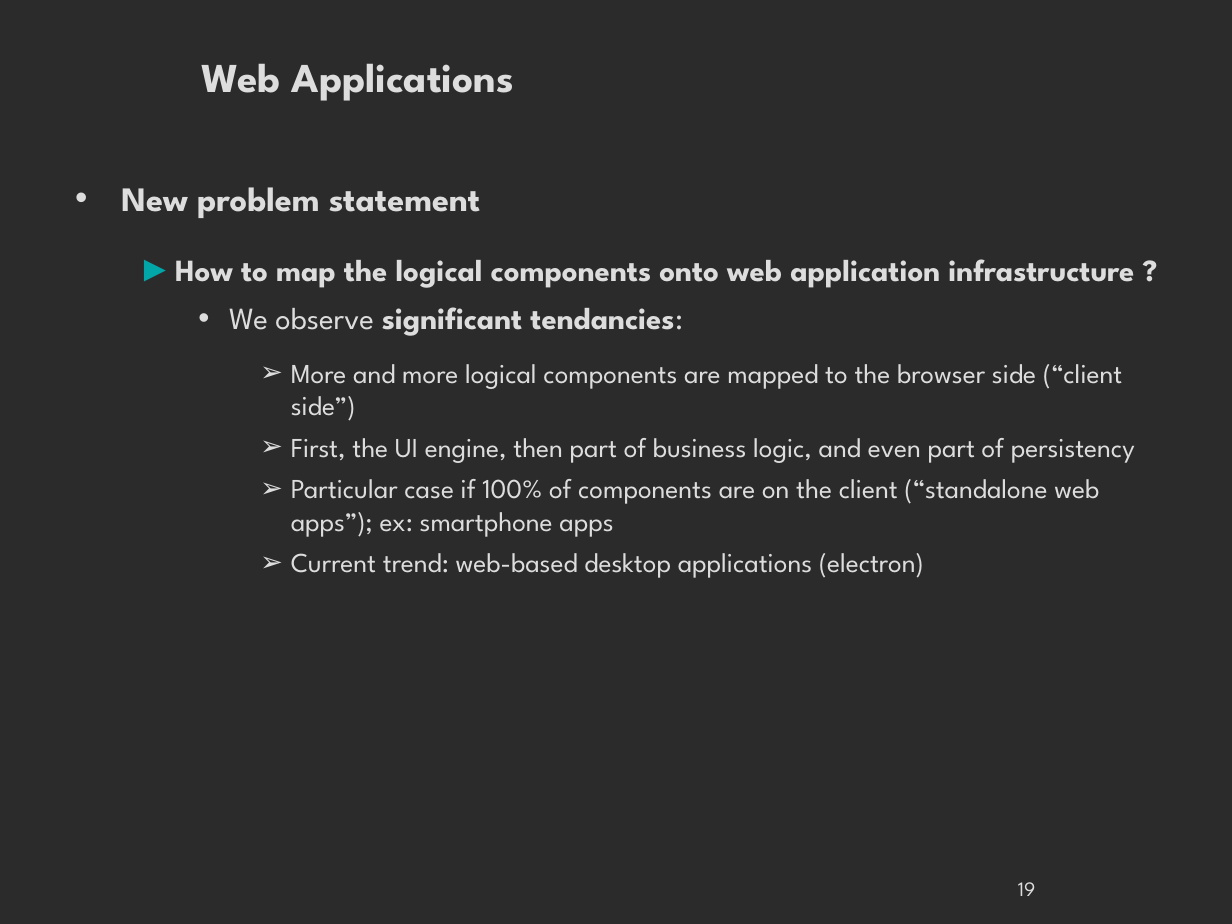
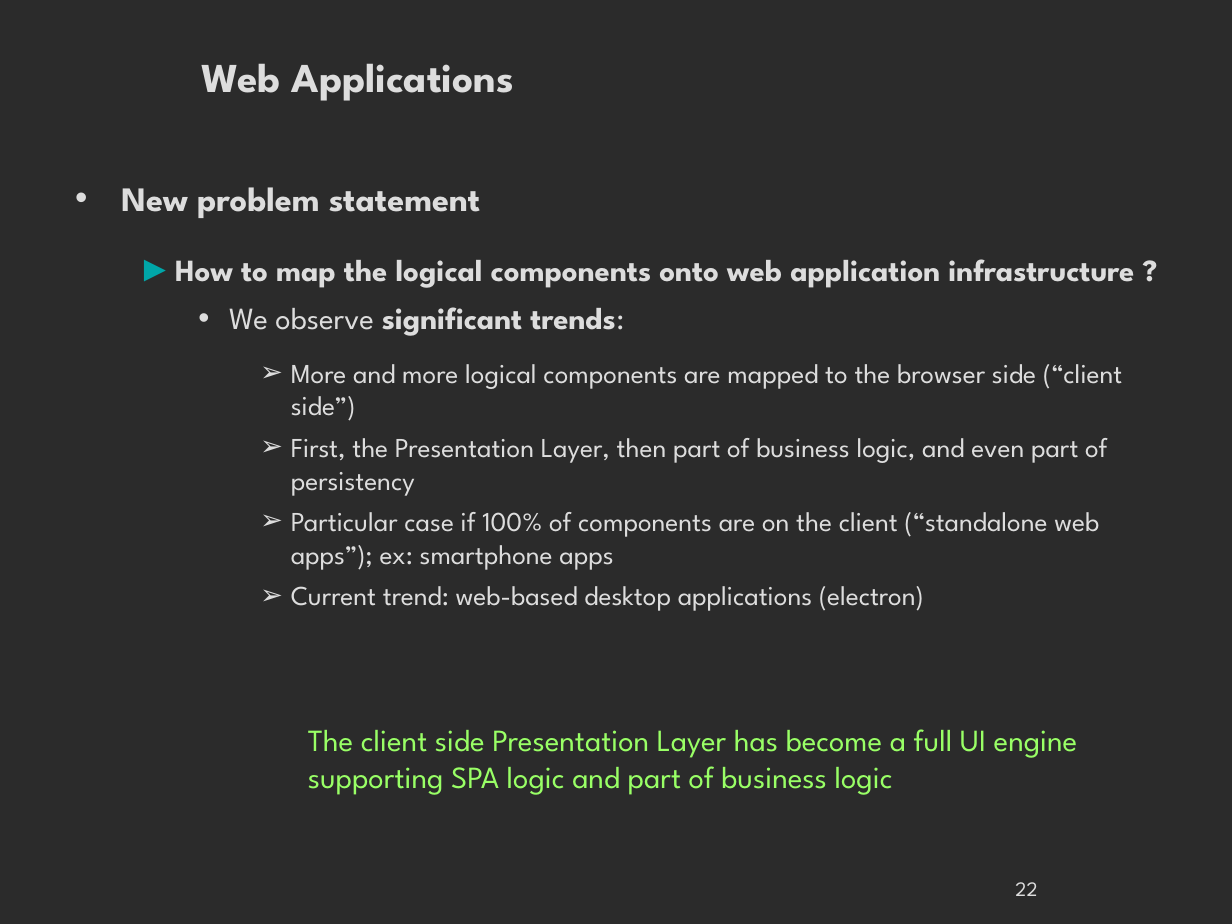
Before and after one commit to danielausparis/arch, a slide deck: slide 22 of archi-web.odp (slide 19 before the commit). Drawn at 1232x924 pixels with LibreOffice and Linux fonts; fonts in the diff are those of the drawing; background and template pictures are left out; a plain dark background stands for a picture behind light text. Boxes give left, top, right and bottom in pixels: in the first picture for what was removed or moved away, otherwise in the second. Text is boxed around its words. In the diff, an @@ line names an element or a change of style, - is before the commit and + after.

Commit message:
progress

```diff
--- a/archi-web.odp
+++ b/archi-web.odp
@@ text at (229,307,624,336): text changed @@
-    • We observe significant tendancies:
+    • We observe significant trends:
@@ text at (291,438,1107,496): text changed @@
-      ➢ First, the UI engine, then part of business logic, and even part of persistency
+      ➢ First, the Presentation Layer, then part of business logic, and even part of persistency
@@ text added at (308,729,1078,795), 18 pt, text #99FF66 @@
+The client side Presentation Layer has become a full UI engine supporting SPA logic and part of business logic
@@ page number at (1015,882,1037,896): text changed @@
-19
+22
```
Also in this commit, not shown: 6 other slides changed, 10 slides added.
